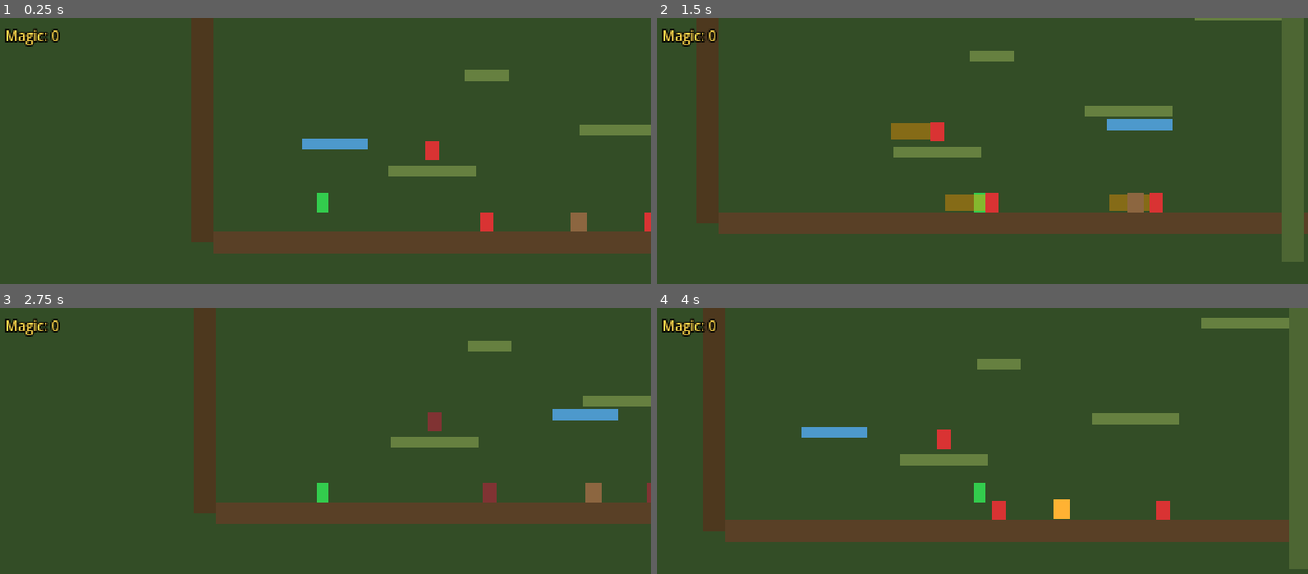
Above: before the commit, frames 1-4 (two rows, left to right).
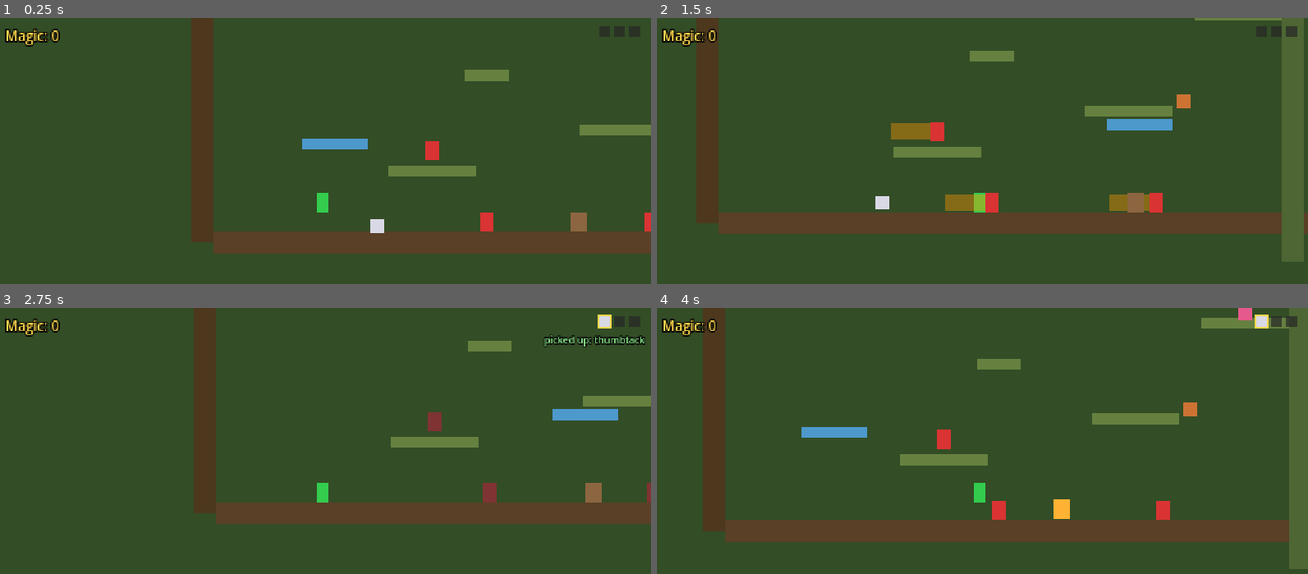
Above: after the commit, the same moments.

Repository: ButterlyEffect/ProjectLegend
Game: Godot game, scene res://scenes/player/test_level.tscn
Same seed, same stepped clock (60 frames per second), same inputs: the game is played once before the commit and once after it.
Inputs (mouse positions are in pixels of both pictures, inside the frame that each line leads up to):
- Up to frame 1 (0.25 s): no input
- Up to frame 2 (1.5 s): tap Enter at 0.5 s; move the mouse to (1125, 182) at 0.52 s; hold D (move_right) from 0.53 s (still down); tap F (attack) at 0.6 s; click (1125, 182) at 0.67 s; tap Space (jump) at 0.77 s; tap Shift (slide) at 0.8, 1.35 s; move the mouse to (845, 220) at 1.27 s
- Up to frame 3 (2.75 s): tap Space (jump) at 1.52 s; tap F (attack) at 1.55, 2.1 s; move the mouse to (390, 411) at 2.02 s; release D (move_right) at 2.03 s; hold A (move_left) from 2.03 s (still down); tap Shift (slide) at 2.3 s
- Up to frame 4 (4 s): move the mouse to (949, 566) at 2.77 s; release A (move_left) at 2.78 s; hold D (move_right) from 2.78 s (still down); tap G (parry) at 2.85 s; click (949, 566) at 2.92 s; tap Space (jump) at 3.02, 3.77 s; tap F (attack) at 3.05 s; move the mouse to (1177, 547) at 3.52 s; tap R (recall_blade) at 3.6 s; tap Shift (slide) at 3.8 s

The runs differ from the first frame. In frame 1, 0.3% of the frame differs, in the area x 56-99%, y 3-81%; in frame 2, 0.4%; in frame 3, 0.7%, in the area x 83-100%, y 2-15%; in frame 4, 0.5%.

Commit message:
Complete Story 3.1: Tool Pickup & Inventory
First Epic 3 story. Establishes the tool data model, inventory
manager autoload, world pickup interaction, and UI feedback.

- ToolDefinition Resource (id, name, max_durability, color, desc)
- ToolDatabase Resource wrapping Array of definitions
- tool_definitions.tres: thumbtack (10hp), penny (8hp), yarn (12hp)
- ToolManager autoload: 3-slot inventory, add_tool/cycle_active/
  remove_active/get_definition; emits tool_picked_up/tool_removed/
  inventory_full
- ToolPickup Area2D with bob animation, picks up via "player" group
- test_level: 3 colored slot squares top-right, gold border on
  active slot, green/orange toast for picked-up/inventory-full
- test_level: 3 in-world pickups + 1 extra thumbtack for
  inventory-full testing

Inventory uses Array[Dictionary] for save-friendly serialization.
Durability tick, swap input, and tool-use mechanics deferred to
the 3.2a-c story split.

Co-Authored-By: Claude Opus 4.7 (1M context) <noreply@anthropic.com>

Diff:
--- /dev/null
+++ b/game/autoloads/tool_manager.gd
@@ -0,0 +1,76 @@
+extends Node
+## Singleton managing the player's tool inventory.
+## Holds up to `max_inventory_slots` tools. One is active at a time.
+## Story 3.1 scope: pickup + inventory tracking. Durability tick, swap,
+## and tool use mechanics land in 3.2+.
+
+signal tool_picked_up(tool_id: StringName)
+signal tool_removed(tool_id: StringName)
+signal inventory_full
+
+const DATABASE_PATH := "res://resources/tool_definitions.tres"
+
+@export var max_inventory_slots: int = 3
+
+var database: ToolDatabase
+# Each entry: { "id": StringName, "current_durability": int }
+var inventory: Array[Dictionary] = []
+var active_index: int = -1
+
+
+func _ready() -> void:
+	database = load(DATABASE_PATH) as ToolDatabase
+	if database == null:
+		push_warning("ToolManager: failed to load tool database at %s" % DATABASE_PATH)
+
+
+func can_pickup() -> bool:
+	return inventory.size() < max_inventory_slots
+
+
+func add_tool(tool_id: StringName) -> bool:
+	if not can_pickup():
+		inventory_full.emit()
+		return false
+	var def: ToolDefinition = database.get_tool(tool_id) if database else null
+	if def == null:
+		push_warning("ToolManager: unknown tool id '%s'" % tool_id)
+		return false
+	inventory.append({"id": tool_id, "current_durability": def.max_durability})
+	if active_index < 0:
+		active_index = inventory.size() - 1
+	tool_picked_up.emit(tool_id)
+	return true
+
+
+func remove_active_tool() -> void:
+	if active_index < 0 or active_index >= inventory.size():
+		return
+	var removed_id: StringName = inventory[active_index]["id"]
+	inventory.remove_at(active_index)
+	if inventory.is_empty():
+		active_index = -1
+	else:
+		active_index = clamp(active_index, 0, inventory.size() - 1)
+	tool_removed.emit(removed_id)
+
+
+func get_inventory() -> Array[Dictionary]:
+	return inventory
+
+
+func get_active_tool() -> Dictionary:
+	if active_index < 0 or active_index >= inventory.size():
+		return {}
+	return inventory[active_index]
+
+
+func cycle_active() -> void:
+	if inventory.is_empty():
+		active_index = -1
+		return
+	active_index = (active_index + 1) % inventory.size()
+
+
+func get_definition(tool_id: StringName) -> ToolDefinition:
+	return database.get_tool(tool_id) if database else null
--- a/game/project.godot
+++ b/game/project.godot
@@ -25,6 +25,7 @@
 AudioManager="*res://autoloads/audio_manager.gd"
 SaveManager="*res://autoloads/save_manager.gd"
 DiscoveryTracker="*res://autoloads/discovery_tracker.gd"
+ToolManager="*res://autoloads/tool_manager.gd"
 
 [debug]
 
--- /dev/null
+++ b/game/resources/tool_database.gd
@@ -0,0 +1,13 @@
+class_name ToolDatabase
+extends Resource
+## Collection of all tool definitions. Looked up by ToolManager on _ready.
+
+@export var tools: Array = []  # Array of ToolDefinition
+
+
+func get_tool(id: StringName) -> ToolDefinition:
+	for t in tools:
+		var def: ToolDefinition = t as ToolDefinition
+		if def and def.id == id:
+			return def
+	return null
--- /dev/null
+++ b/game/resources/tool_definition.gd
@@ -0,0 +1,10 @@
+class_name ToolDefinition
+extends Resource
+## Static description of a tool type. One ToolDefinition per tool species
+## (thumbtack, penny, yarn). Shared across all instances of that tool.
+
+@export var id: StringName = &""
+@export var display_name: String = ""
+@export var max_durability: int = 10
+@export var visual_color: Color = Color.WHITE
+@export var description: String = ""
--- /dev/null
+++ b/game/resources/tool_definitions.tres
@@ -0,0 +1,32 @@
+[gd_resource type="Resource" script_class="ToolDatabase" load_steps=5 format=3 uid="uid://btooldefs001"]
+
+[ext_resource type="Script" path="res://resources/tool_database.gd" id="1_db"]
+[ext_resource type="Script" path="res://resources/tool_definition.gd" id="2_def"]
+
+[sub_resource type="Resource" id="thumbtack_res"]
+script = ExtResource("2_def")
+id = &"thumbtack"
+display_name = "Thumbtack"
+max_durability = 10
+visual_color = Color(0.85, 0.85, 0.9, 1)
+description = "Sharp and pointy. Stabs, springboards, anchors to walls."
+
+[sub_resource type="Resource" id="penny_res"]
+script = ExtResource("2_def")
+id = &"penny"
+display_name = "Penny"
+max_durability = 8
+visual_color = Color(0.8, 0.45, 0.2, 1)
+description = "Flat and round. Shields from attacks, slides for transport."
+
+[sub_resource type="Resource" id="yarn_res"]
+script = ExtResource("2_def")
+id = &"yarn"
+display_name = "Yarn"
+max_durability = 12
+visual_color = Color(0.9, 0.35, 0.55, 1)
+description = "Long and flexible. Trips, grapples, lassos."
+
+[resource]
+script = ExtResource("1_db")
+tools = [SubResource("thumbtack_res"), SubResource("penny_res"), SubResource("yarn_res")]
--- a/game/scenes/player/test_level.gd
+++ b/game/scenes/player/test_level.gd
@@ -14,6 +14,9 @@
 var _platform_tween: Tween
 var _magic_label: Label
 var _save_label: Label
+var _inventory_slots: Array[ColorRect] = []
+var _inventory_borders: Array[ColorRect] = []
+var _pickup_toast: Label
 
 
 func _ready() -> void:
@@ -41,6 +44,9 @@
 	add_child(_range_indicator)
 	_setup_magic_counter()
 	_setup_save_feedback()
+	_setup_inventory_ui()
+	ToolManager.tool_picked_up.connect(_on_tool_picked_up)
+	ToolManager.inventory_full.connect(_on_inventory_full)
 	# Auto-load any existing save and apply to player
 	if SaveManager.has_save():
 		var data: Dictionary = SaveManager.load_game()
@@ -94,6 +100,81 @@
 	tween.tween_property(_save_label, "modulate:a", 0.0, 0.4)
 
 
+func _setup_inventory_ui() -> void:
+	var ui := CanvasLayer.new()
+	ui.layer = 50
+	add_child(ui)
+	# Row of 3 slot squares in top-right of 480x270 viewport
+	var slot_size: int = 8
+	var spacing: int = 3
+	var row_right: int = 472  # x=480 viewport - 8 margin
+	var row_top: int = 6
+	for i in range(ToolManager.max_inventory_slots):
+		var x: int = row_right - (ToolManager.max_inventory_slots - i) * (slot_size + spacing) + spacing
+		# Border (behind slot) — used as active indicator
+		var border := ColorRect.new()
+		border.position = Vector2(x - 1, row_top - 1)
+		border.size = Vector2(slot_size + 2, slot_size + 2)
+		border.color = Color(1.0, 0.85, 0.3, 0.0)  # gold, hidden until active
+		ui.add_child(border)
+		_inventory_borders.append(border)
+		var slot := ColorRect.new()
+		slot.position = Vector2(x, row_top)
+		slot.size = Vector2(slot_size, slot_size)
+		slot.color = Color(0.15, 0.15, 0.15, 0.7)  # empty-slot gray
+		ui.add_child(slot)
+		_inventory_slots.append(slot)
+	# Pickup / inventory-full toast under the slots
+	_pickup_toast = Label.new()
+	_pickup_toast.text = ""
+	_pickup_toast.add_theme_font_size_override("font_size", 7)
+	_pickup_toast.add_theme_color_override("font_color", Color(1.0, 0.85, 0.3, 1.0))
+	_pickup_toast.add_theme_color_override("font_outline_color", Color.BLACK)
+	_pickup_toast.add_theme_constant_override("outline_size", 3)
+	_pickup_toast.anchor_left = 1.0
+	_pickup_toast.anchor_right = 1.0
+	_pickup_toast.offset_left = -80
+	_pickup_toast.offset_right = -4
+	_pickup_toast.offset_top = 18
+	_pickup_toast.offset_bottom = 30
+	_pickup_toast.horizontal_alignment = HORIZONTAL_ALIGNMENT_RIGHT
+	_pickup_toast.modulate.a = 0.0
+	ui.add_child(_pickup_toast)
+
+
+func _refresh_inventory_ui() -> void:
+	var inv: Array[Dictionary] = ToolManager.get_inventory()
+	for i in range(_inventory_slots.size()):
+		if i < inv.size():
+			var def: ToolDefinition = ToolManager.get_definition(inv[i]["id"])
+			_inventory_slots[i].color = def.visual_color if def else Color.WHITE
+		else:
+			_inventory_slots[i].color = Color(0.15, 0.15, 0.15, 0.7)
+		# Active-slot indicator
+		var is_active: bool = (i == ToolManager.active_index)
+		_inventory_borders[i].color.a = 1.0 if is_active else 0.0
+
+
+func _flash_pickup_toast(text: String, color: Color) -> void:
+	_pickup_toast.text = text
+	_pickup_toast.add_theme_color_override("font_color", color)
+	_pickup_toast.modulate.a = 1.0
+	var tween := create_tween()
+	tween.tween_interval(0.8)
+	tween.tween_property(_pickup_toast, "modulate:a", 0.0, 0.4)
+
+
+func _on_tool_picked_up(tool_id: StringName) -> void:
+	var def: ToolDefinition = ToolManager.get_definition(tool_id)
+	var display: String = def.display_name if def else str(tool_id)
+	_flash_pickup_toast("picked up: " + display.to_lower(), Color(0.6, 1.0, 0.6, 1.0))
+	_refresh_inventory_ui()
+
+
+func _on_inventory_full() -> void:
+	_flash_pickup_toast("inventory full", Color(1.0, 0.5, 0.3, 1.0))
+
+
 func _physics_process(_delta: float) -> void:
 	# Blade throw input — hold to aim, release to throw
 	if Input.is_action_just_released("throw_blade") and throw_physics.is_held():
--- a/game/scenes/player/test_level.tscn
+++ b/game/scenes/player/test_level.tscn
@@ -4,6 +4,7 @@
 [ext_resource type="Script" uid="uid://hsk2rqmufqb" path="res://scenes/player/test_level.gd" id="2"]
 [ext_resource type="PackedScene" uid="uid://bdummytarget001" path="res://scenes/enemies/dummy_target.tscn" id="3"]
 [ext_resource type="PackedScene" uid="uid://bbeetlesoldier001" path="res://scenes/enemies/beetle_soldier.tscn" id="4"]
+[ext_resource type="PackedScene" uid="uid://btoolpickup001" path="res://scenes/tools/tool_pickup.tscn" id="5"]
 
 [sub_resource type="RectangleShape2D" id="ground_shape"]
 size = Vector2(480, 16)
@@ -145,6 +146,22 @@
 [node name="Beetle1" parent="." instance=ExtResource("4")]
 position = Vector2(260, 254)
 
+[node name="ThumbtackPickup" parent="." instance=ExtResource("5")]
+position = Vector2(120, 249)
+tool_id = &"thumbtack"
+
+[node name="PennyPickup" parent="." instance=ExtResource("5")]
+position = Vector2(340, 175)
+tool_id = &"penny"
+
+[node name="YarnPickup" parent="." instance=ExtResource("5")]
+position = Vector2(380, 105)
+tool_id = &"yarn"
+
+[node name="ExtraThumbtackPickup" parent="." instance=ExtResource("5")]
+position = Vector2(440, 249)
+tool_id = &"thumbtack"
+
 [node name="MovingPlatform" type="AnimatableBody2D" parent="."]
 position = Vector2(80, 190)
 collision_layer = 1
--- /dev/null
+++ b/game/scenes/tools/tool_pickup.gd
@@ -0,0 +1,32 @@
+extends Area2D
+## World pickup for a tool. Player walks over → tool is added to inventory.
+## Set `tool_id` in the editor (or when instancing) to pick which tool this is.
+
+@export var tool_id: StringName = &"thumbtack"
+@export var bob_amplitude: float = 2.0  # Small vertical bob for visibility
+@export var bob_speed: float = 3.0
+
+@onready var visual: ColorRect = $Visual
+var _home_y: float = 0.0
+var _time: float = 0.0
+
+
+func _ready() -> void:
+	body_entered.connect(_on_body_entered)
+	_home_y = position.y
+	# Color the visual from the tool definition
+	var def: ToolDefinition = ToolManager.get_definition(tool_id)
+	if def:
+		visual.color = def.visual_color
+
+
+func _process(delta: float) -> void:
+	_time += delta
+	position.y = _home_y + sin(_time * bob_speed) * bob_amplitude
+
+
+func _on_body_entered(body: Node2D) -> void:
+	if not body.is_in_group("player"):
+		return
+	if ToolManager.add_tool(tool_id):
+		queue_free()
--- /dev/null
+++ b/game/scenes/tools/tool_pickup.tscn
@@ -0,0 +1,22 @@
+[gd_scene load_steps=3 format=3 uid="uid://btoolpickup001"]
+
+[ext_resource type="Script" path="res://scenes/tools/tool_pickup.gd" id="1"]
+
+[sub_resource type="RectangleShape2D" id="pickup_shape"]
+size = Vector2(10, 10)
+
+[node name="ToolPickup" type="Area2D"]
+collision_layer = 0
+collision_mask = 2
+monitoring = true
+script = ExtResource("1")
+
+[node name="CollisionShape2D" type="CollisionShape2D" parent="."]
+shape = SubResource("pickup_shape")
+
+[node name="Visual" type="ColorRect" parent="."]
+offset_left = -5.0
+offset_top = -5.0
+offset_right = 5.0
+offset_bottom = 5.0
+color = Color(0.85, 0.85, 0.9, 1)
Not shown, added: game/autoloads/tool_manager.gd.uid
Not shown, added: game/resources/tool_database.gd.uid
Not shown, added: game/resources/tool_definition.gd.uid
Not shown, added: game/scenes/tools/tool_pickup.gd.uid
Not shown, changed: CLAUDE.md
